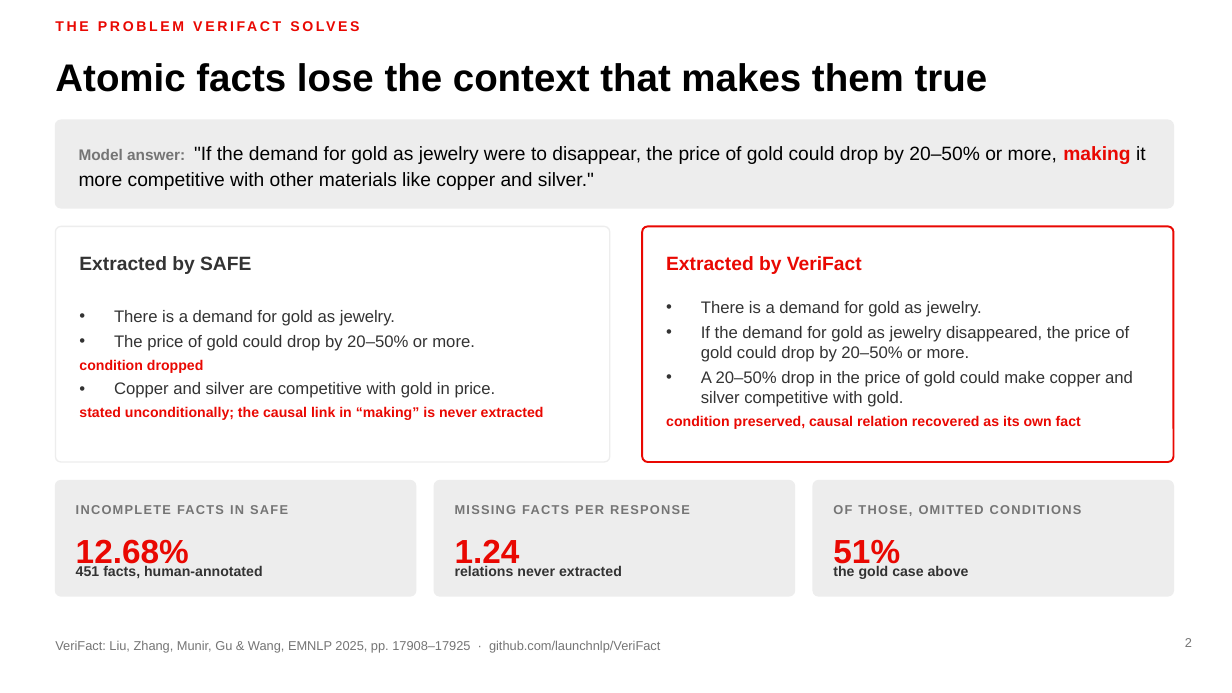
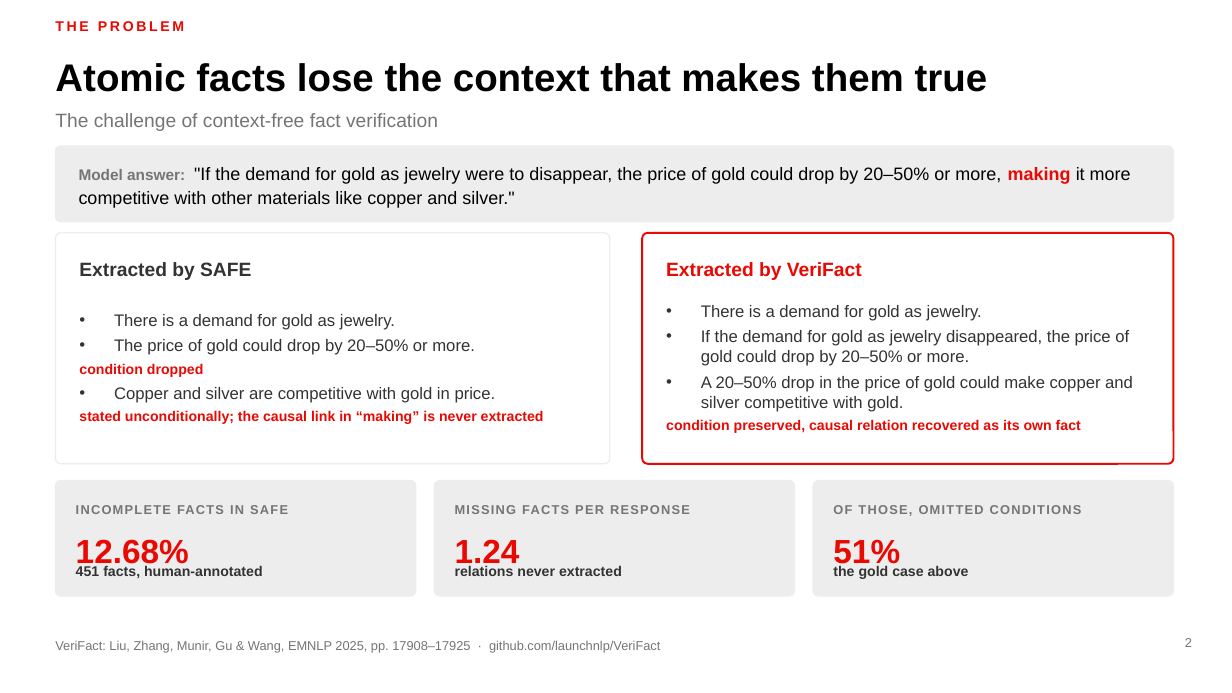
Before and after one commit to MadhavKrishna06/Verifact-Lite, a slide deck: slide 2 of presentation/VERIFACT-Lite-TTU.pptx. Drawn at 1232x693 pixels with LibreOffice and Linux fonts; fonts in the diff are those of the drawing. Boxes give left, top, right and bottom in pixels: in the first picture for what was removed or moved away, otherwise in the second. Text is boxed around its words. In the diff, an @@ line names an element or a change of style, - is before the commit and + after.

```diff
--- a/presentation/VERIFACT-Lite-TTU.pptx
+++ b/presentation/VERIFACT-Lite-TTU.pptx
@@ text at [55,21,184,31]: text changed @@
-THE PROBLEM VERIFACT SOLVES
+THE PROBLEM
@@ text added at [55,113,438,131], 15 pt, text #757575 @@
+The challenge of context-free fact verification
@@ rounded rectangle: place and size @@
-rounded rectangle at [55,120,1174,208]
+rounded rectangle at [55,146,1174,222]
@@ rounded rectangle at [55,146,1174,222]: proportions changed @@
@@ text "Model answer: "If the demand ...": place and size @@
-text "Model answer: "If the demand ..." at [79,146,1146,190]
+text "Model answer: "If the demand ..." at [79,167,1131,208]
@@ text "Model answer: "If the demand ..." at [79,167,1131,208]: size 15 to 14 pt; line spacing 1.15 to 1.12 @@
@@ rounded rectangle: place and size @@
-rounded rectangle at [55,226,610,462]
+rounded rectangle at [55,233,610,464]
@@ rounded rectangle: place and size @@
-rounded rectangle at [642,226,1174,462]
+rounded rectangle at [642,233,1174,464]
@@ text "Extracted by SAFE": place and size @@
-text "Extracted by SAFE" at [79,256,251,274]
+text "Extracted by SAFE" at [79,262,251,280]
@@ text "Extracted by VeriFact": place and size @@
-text "Extracted by VeriFact" at [666,256,862,274]
+text "Extracted by VeriFact" at [666,262,862,280]
@@ text "There is a demand for ...": place and size @@
-text "There is a demand for ..." at [79,310,544,420]
+text "There is a demand for ..." at [79,314,544,424]
@@ text "There is a demand for ...": place and size @@
-text "There is a demand for ..." at [666,301,1133,429]
+text "There is a demand for ..." at [666,305,1133,433]
```
Also in this commit, not shown: 13 other slides changed, 3 slides added, 2 slides removed, 1 other file.
